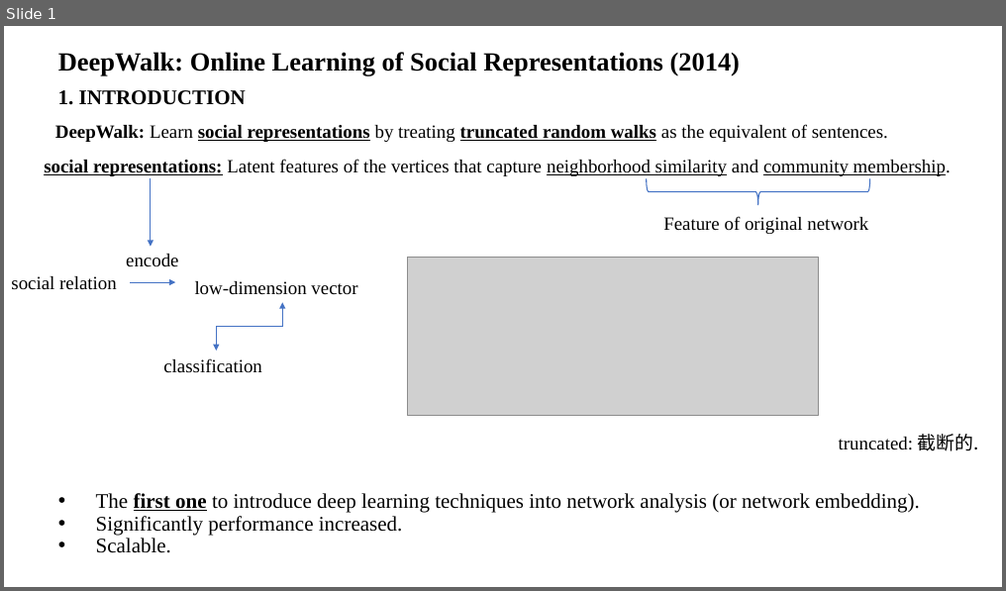
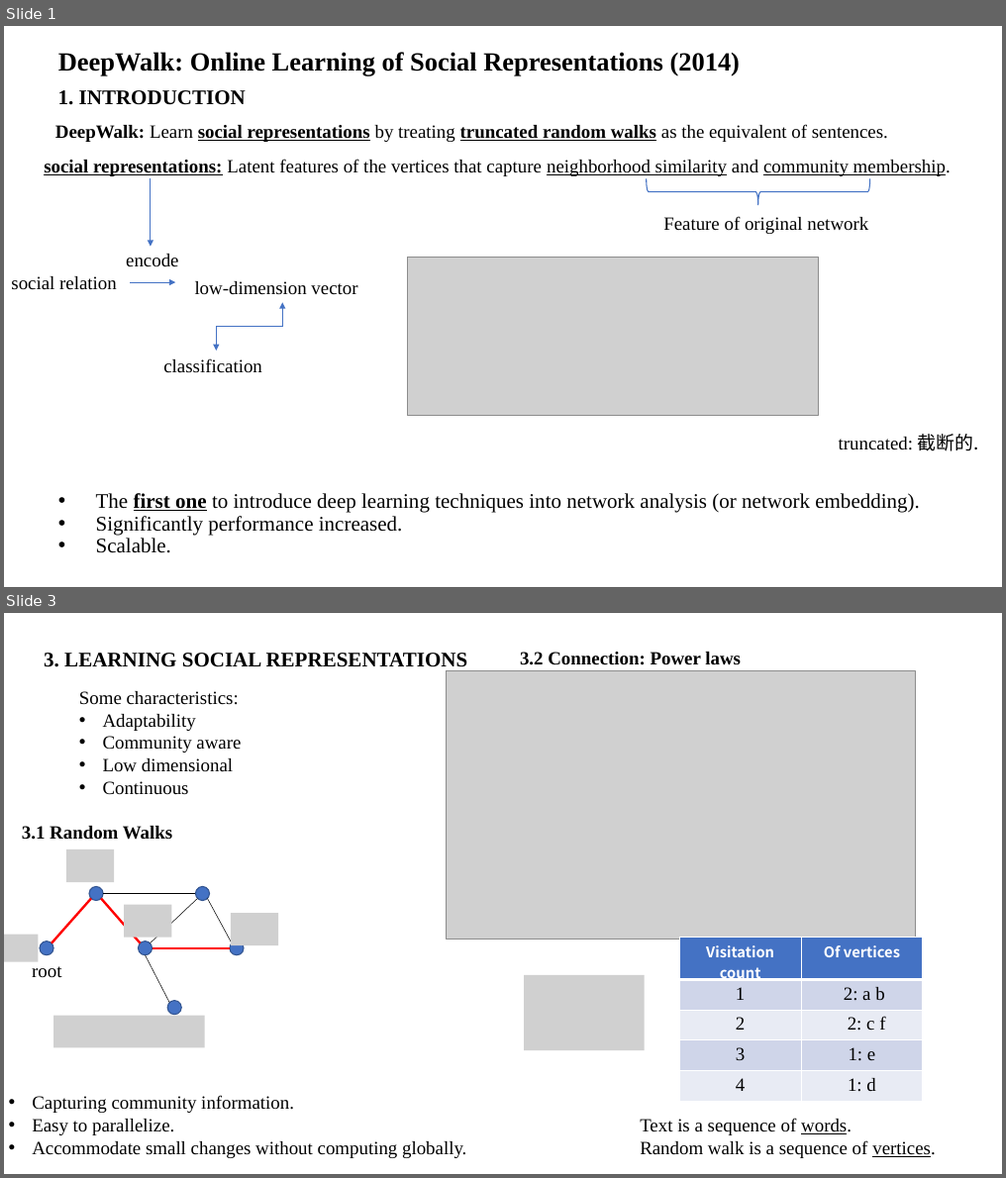
Before and after one commit to Tigerrr07/GNN-tiger, a slide deck: 1_deepwalk/deepwalk.pptx. Shown one above the other, each under a label of ours: slide 1 before the commit, slides 1 and 3 after it; the slides between them are not shown. The pictures are 1006x591 and 1006x1178 pixels, drawn with LibreOffice and Linux fonts; fonts in the diff are those of the drawing; grey boxes stand for pictures. Boxes give left, top, right and bottom in pixels: in the first picture for what was removed or moved away, otherwise in the second. Text is boxed around its words. In the diff, an @@ line names an element or a change of style, - is before the commit and + after.

```diff
--- a/1_deepwalk/deepwalk.pptx
+++ b/1_deepwalk/deepwalk.pptx
@@ slide 3 added at (4, 613, 1002, 1174), background #FFFFFF @@
@@ text added at (44, 653, 468, 671), 20 pt, text #000000, bold @@
+3. LEARNING SOCIAL REPRESENTATIONS
@@ picture added at (446, 671, 916, 940) @@
@@ text added at (520, 652, 741, 665), 18 pt, text #000000, bold @@
+3.2 Connection: Power laws
@@ text added at (79, 691, 241, 795), 18 pt, text #000000 @@
+Some characteristics:
+• Adaptability
+• Community aware
+• Low dimensional
+• Continuous
@@ text added at (22, 826, 172, 840), 18 pt, text #000000, bold @@
+3.1 Random Walks
@@ picture added at (66, 850, 114, 882) @@
@@ line added from (52, 943) to (91, 899), #FF0000 2.25 pt @@
@@ ellipse added at (89, 887, 104, 901), fill #4472C4, outline #325491 1 pt @@
@@ line added from (141, 943) to (101, 899), #FF0000 2.25 pt @@
@@ line added from (196, 894) to (103, 894), #000000 0.5 pt @@
@@ picture added at (124, 905, 171, 938) @@
@@ line added from (150, 943) to (198, 899), #000000 0.5 pt @@
@@ ellipse added at (196, 887, 210, 901), fill #4472C4, outline #325491 1 pt @@
@@ line added from (232, 943) to (208, 899), #000000 0.5 pt @@
@@ picture added at (4, 935, 39, 962) @@
@@ picture added at (231, 913, 279, 947) @@
@@ table added at (680, 937, 923, 1095), 5 rows, 2 columns @@
+Visitation count | Of vertices
+1 | 2: a b
+2 | 2: c f
+3 | 1: e
+4 | 1: d
@@ text added at (32, 966, 61, 978), 18 pt, text #000000 @@
+root
@@ ellipse added at (40, 942, 54, 956), fill #4472C4, outline #325491 1 pt @@
@@ ellipse added at (138, 942, 152, 956), fill #4472C4, outline #325491 1 pt @@
@@ line added from (169, 1003) to (146, 956), #000000 0.5 pt @@
@@ line added from (230, 949) to (152, 949), #FF0000 2.25 pt @@
@@ ellipse added at (230, 942, 244, 956), fill #4472C4, outline #325491 1 pt @@
@@ picture added at (525, 975, 645, 1051) @@
@@ picture added at (54, 1016, 205, 1048) @@
@@ ellipse added at (167, 1001, 181, 1015), fill #4472C4, outline #325491 1 pt @@
@@ text added at (32, 1095, 466, 1158), 18 pt, text #000000 @@
+• Capturing community information.
+• Easy to parallelize.
+• Accommodate small changes without computing globally.
@@ text added at (640, 1118, 935, 1158), 18 pt, text #000000 @@
+Text is a sequence of words.
+Random walk is a sequence of vertices.
```
Also in this commit, not shown: 1 slide changed, 2 other slides added, 1 other file.
